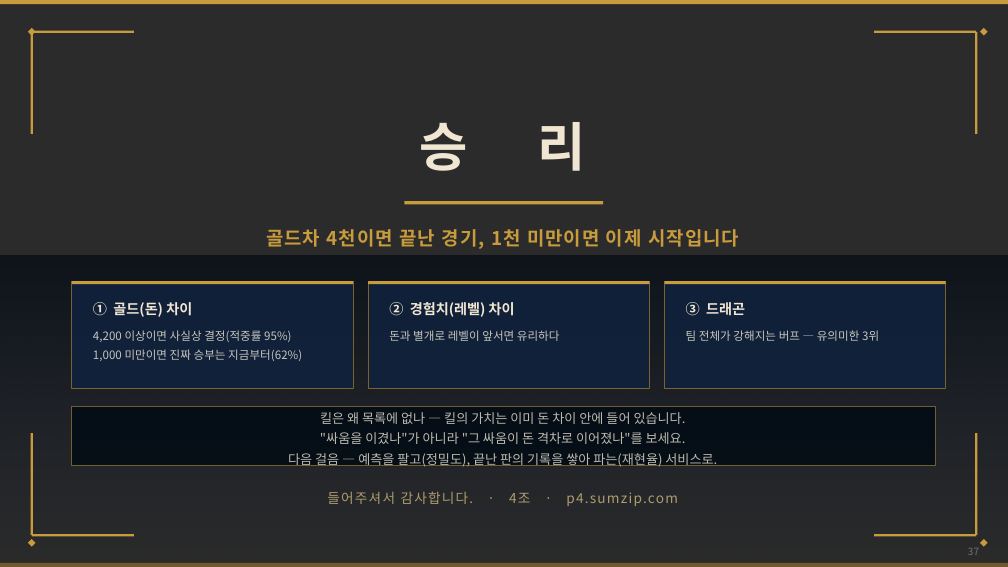
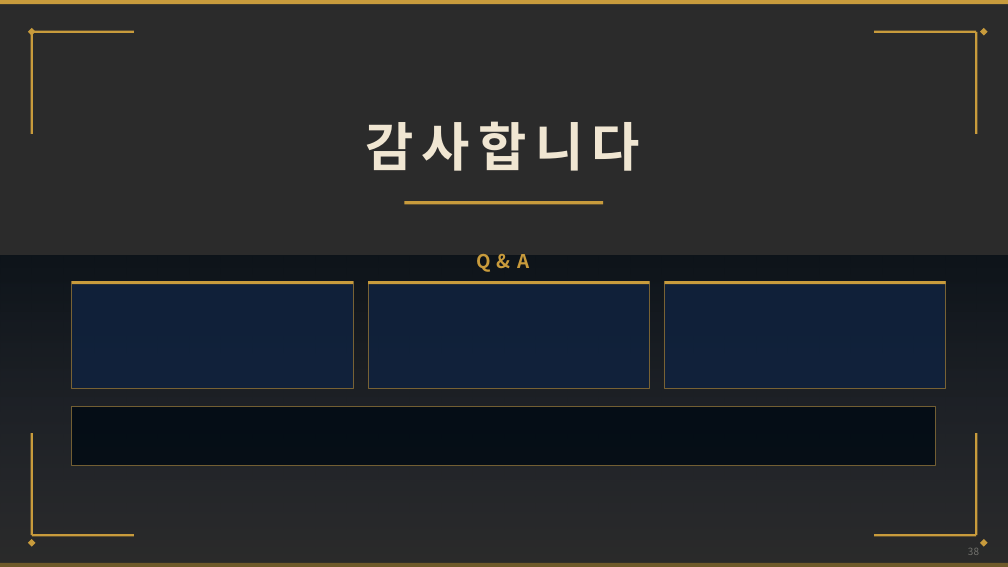
Before and after one commit to wpalswpa/project2608, a slide deck: slide 38 of 4조(십분컷)_미니2프로젝트_LoL 인게임 시점별 경기 데이터 기반 승패 예측 및 핵심 승리요인 분석_발표자료.pptx (slide 37 before the commit). Drawn at 1008x567 pixels with LibreOffice and Linux fonts; fonts in the diff are those of the drawing; background and template pictures are left out; a plain dark background stands for a picture behind light text. Boxes give left, top, right and bottom in pixels: in the first picture for what was removed or moved away, otherwise in the second. Text is boxed around its words. In the diff, an @@ line names an element or a change of style, - is before the commit and + after.

```diff
--- a/4조(십분컷)_미니2프로젝트_LoL 인게임 시점별 경기 데이터 기반 승패 예측 및 핵심 승리요인 분석_발표자료.pptx
+++ b/4조(십분컷)_미니2프로젝트_LoL 인게임 시점별 경기 데이터 기반 승패 예측 및 핵심 승리요인 분석_발표자료.pptx
@@ text at bbox=[365, 121, 640, 171]: text changed @@
-승 리
+감사합니다
@@ text at bbox=[476, 254, 529, 272]: text changed @@
-골드차 4천이면 끝난 경기, 1천 미만이면 이제 시작입니다
+Q & A
@@ text removed at bbox=[93, 302, 302, 361] @@
-① 골드(돈) 차이
-4,200 이상이면 사실상 결정(적중률 95%)
-1,000 미만이면 진짜 승부는 지금부터(62%)
@@ text removed at bbox=[389, 302, 560, 341] @@
-② 경험치(레벨) 차이
-돈과 별개로 레벨이 앞서면 유리하다
@@ text removed at bbox=[686, 302, 879, 341] @@
-③ 드래곤
-팀 전체가 강해지는 버프 — 유의미한 3위
@@ text removed at bbox=[288, 412, 717, 467] @@
-킬은 왜 목록에 없나 — 킬의 가치는 이미 돈 차이 안에 들어 있습니다.
-"싸움을 이겼나"가 아니라 "그 싸움이 돈 격차로 이어졌나"를 보세요.
-다음 걸음 — 예측을 팔고(정밀도), 끝난 판의 기록을 쌓아 파는(재현율) 서비스로.
@@ text removed at bbox=[327, 491, 678, 506] @@
-들어주셔서 감사합니다. · 4조 · p4.sumzip.com
@@ page number at bbox=[968, 548, 979, 555]: text changed @@
-37
+38
```
Also in this commit, not shown: 27 other slides changed, 1 slide added, 1 other file.
